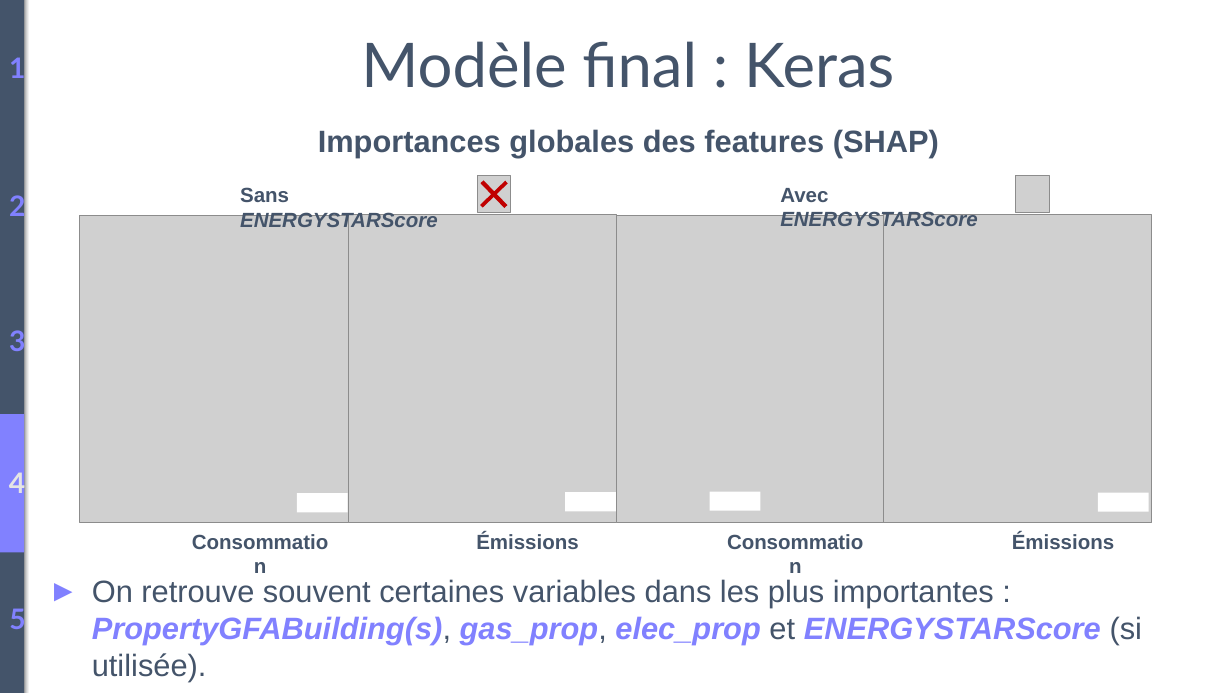
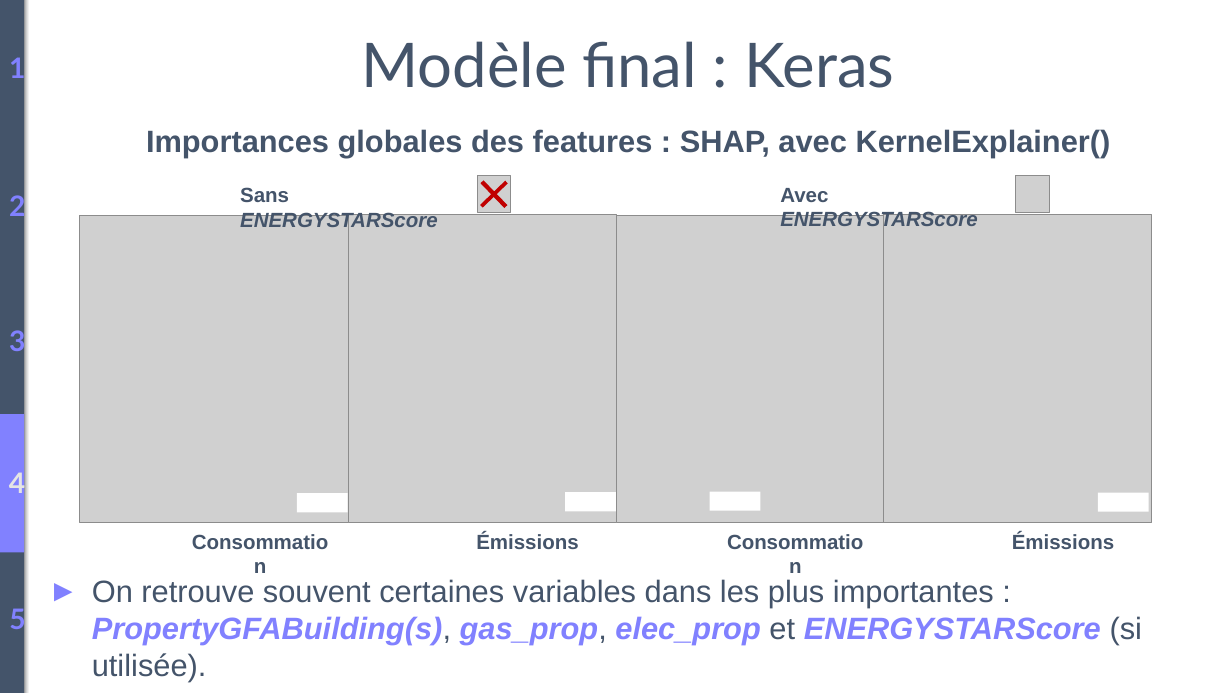
Before and after one commit to BiGHeaDMaX/Predire-Consommation-et-Emissions-de-Batiments, a slide deck: slide 21 of Présentation.pptx. Drawn at 1232x693 pixels with LibreOffice and Linux fonts; fonts in the diff are those of the drawing; grey boxes stand for pictures. Boxes give left, top, right and bottom in pixels: in the first picture for what was removed or moved away, otherwise in the second. Text is boxed around its words. In the diff, an @@ line names an element or a change of style, - is before the commit and + after.

```diff
--- a/Présentation.pptx
+++ b/Présentation.pptx
@@ text at (146,129,1111,157): text changed @@
-Importances globales des features (SHAP)
+Importances globales des features : SHAP, avec KernelExplainer()
```
Also in this commit, not shown: 1 other slide changed, 3 slides added.
